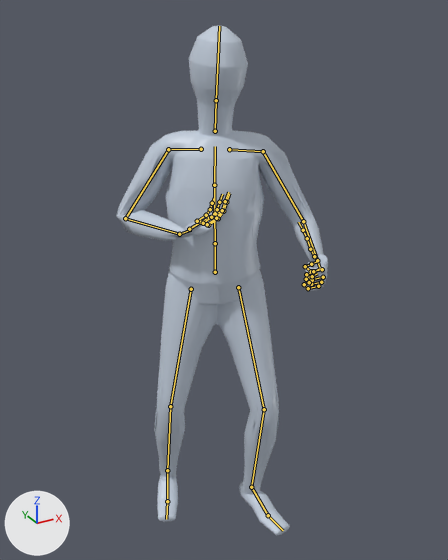
Two versions of the glTF model app/assets/anims/Base/bow_release.glb, one commit apart.
Both versions are drawn from a 50 mm camera at (-0.9, -1.714, 1.81) aimed at (0.007, -0.064, 0.985). Lighting does not change. The marker at lower left points along +X, +Y and +Z. The older version comes first. Both versions are drawn at frame 17 of the action 'Animation'; the numbers are the values there. The bones that change, and the others that lie on the model, are drawn over the model as lines.

Objects in the first picture: 'Body_human_male'.
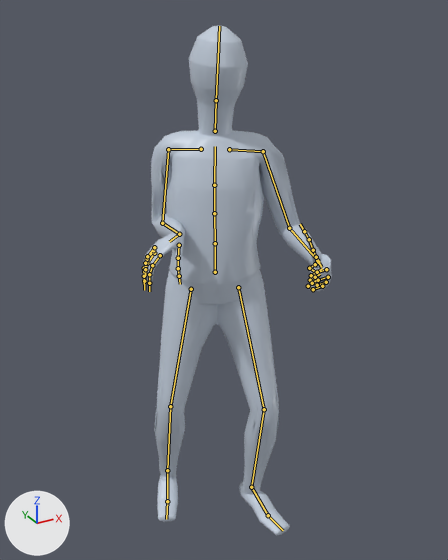
Pixel boxes (x1, y1, x2, y2) of what changed, in the pictures (448 x 560 px):
```json
{"object": "Body_human_male", "change": "posed", "before": [116, 26, 328, 535], "after": [142, 26, 332, 535], "on screen": "10% narrower"}
{"bone": "mixamorig:LeftArm", "before": "(263, 151) to (303, 221)", "after": "(263, 151) to (289, 228)"}
{"bone": "mixamorig:LeftHand", "before": "(317, 260) to (319, 267)", "after": "(317, 260) to (321, 267)"}
{"bone": "mixamorig:RightArm", "before": "(168, 149) to (125, 218)", "after": "(168, 149) to (162, 223)"}
{"bone": "mixamorig:RightHand", "before": "(179, 234) to (191, 230)", "after": "(179, 234) to (169, 241)"}
```

Scene script edits in JSON lines:
```json
{"block": "bone_mixamorig_leftarm", "where": "bone_mixamorig_leftarm = bpy.data.objects['Armature'].pose.bones['mixamorig:LeftArm']  # child of 'mixamorig:LeftShoulder'"}
{"op": "set", "path": "bone_mixamorig_leftarm.rotation_quaternion", "old": "(0.867, -0.495, -0.003, 0.064)", "new": "(0.813, -0.564, -0.091, 0.11)", "note": "degrees (-59, 3, 7) -> degrees (-70, -1, 16)"}
{"block": "bone_mixamorig_lefthand", "where": "bone_mixamorig_lefthand = bpy.data.objects['Armature'].pose.bones['mixamorig:LeftHand']  # child of 'mixamorig:LeftForeArm'"}
{"op": "set", "path": "bone_mixamorig_lefthand.rotation_quaternion", "old": "(0.955, -0.004, -0.296, 0.011)", "new": "(0.979, -0.02, -0.196, 0.053)", "note": "degrees (-1, -34, 2) -> degrees (-4, -22, 7)"}
{"block": "bone_mixamorig_rightarm", "where": "bone_mixamorig_rightarm = bpy.data.objects['Armature'].pose.bones['mixamorig:RightArm']  # child of 'mixamorig:RightShoulder'"}
{"op": "set", "path": "bone_mixamorig_rightarm.rotation_quaternion", "old": "(0.826, -0.436, -0.3, 0.194)", "new": "(0.729, -0.65, -0.209, 0.045)", "note": "degrees (-62, -19, 38) -> degrees (-86, -14, 20)"}
{"block": "bone_mixamorig_righthand", "where": "bone_mixamorig_righthand = bpy.data.objects['Armature'].pose.bones['mixamorig:RightHand']  # child of 'mixamorig:RightForeArm'"}
{"op": "set", "path": "bone_mixamorig_righthand.rotation_quaternion", "old": "(-0.366, 0.532, -0.7, 0.279)", "new": "(0.609, 0.228, -0.424, -0.63)", "note": "degrees (-126, 13, -99) -> degrees (57, -13, -99)"}
```
